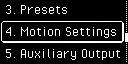
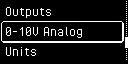
Layer changes from the first 128×64 image to the second:
removed layer "Layer 5" over [125, 33, 128, 42]
renamed (unnamed layer) to "Layer 5", moved it above "Layer 4", painted on it over [125, 37, 128, 48]
renamed "Motion Settings" to "0-10V Analog", moved it in the stack, painted on it over [6, 27, 116, 38]
removed layer "4." over [6, 27, 15, 36]
renamed "5." to (unnamed layer), painted on it over [6, 49, 15, 58]
renamed "Presets" to "Outputs", painted on it over [6, 5, 67, 18]
removed layer "3." over [6, 5, 15, 14]
renamed "Auxiliary Output" to "Units", moved it above "Background", painted on it over [6, 47, 120, 60]
